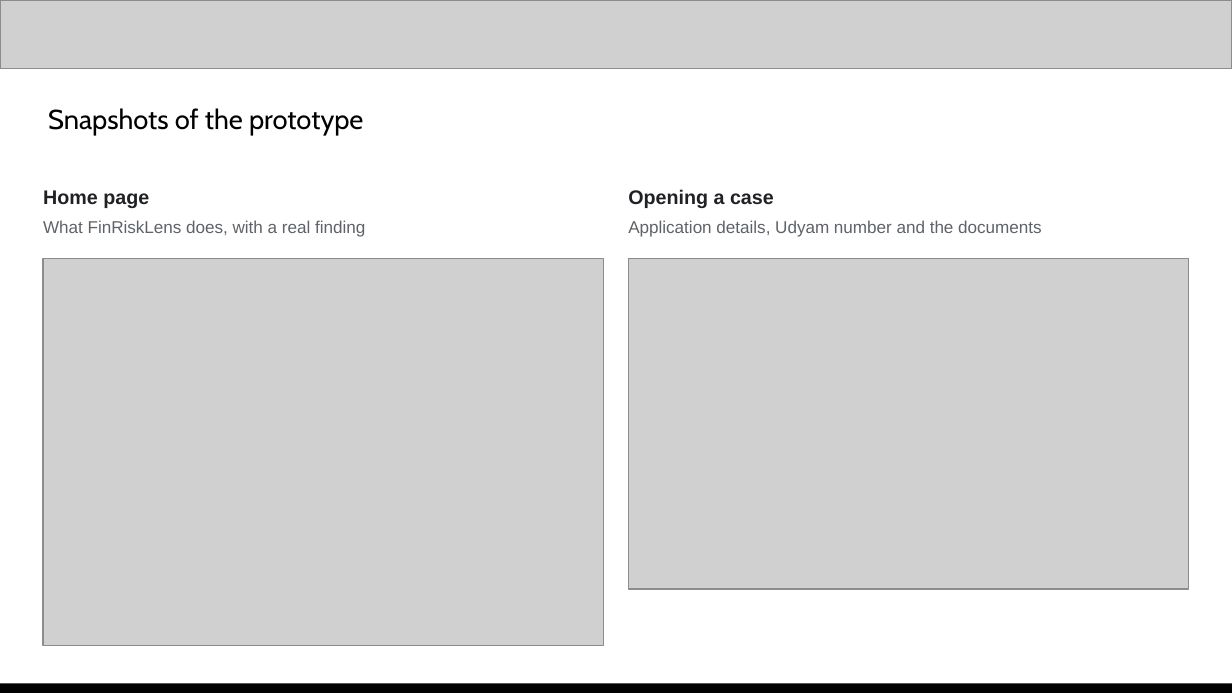
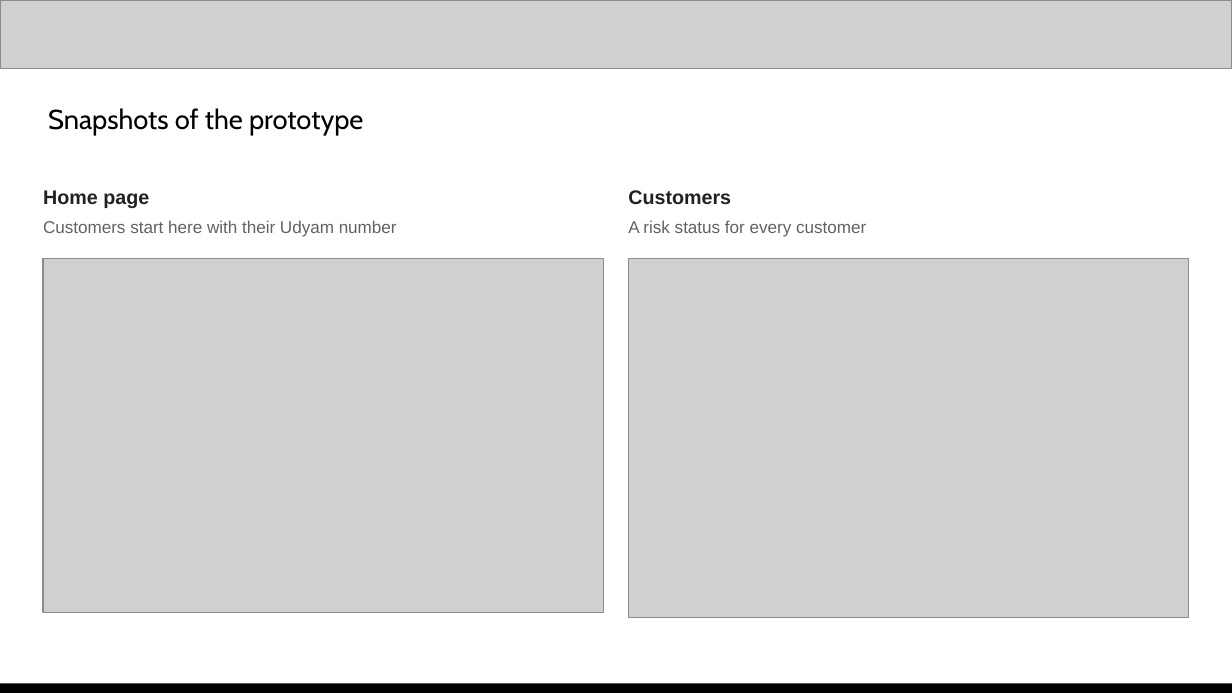
Before and after one commit to abhinavmukwane/FinRiskLensAI-RAG-V2, a slide deck: slide 10 of Doc/FinRiskLens_AI_Builder_Cup_2026.pptx. Drawn at 1232x693 pixels with LibreOffice and Linux fonts; fonts in the diff are those of the drawing; grey boxes stand for pictures. Boxes give left, top, right and bottom in pixels: in the first picture for what was removed or moved away, otherwise in the second. Text is boxed around its words. In the diff, an @@ line names an element or a change of style, - is before the commit and + after.

Commit message:
#Customer-wise only: case pages and Rings page removed; deck and docs to the customer flow
- Case page and Rings page/menu removed; Risk Lens actions moved to RiskLensController (/risk-lens)
- Customer links stay in each Risk Lens Network section, naming the linked customers
- A confirmed finding keeps blocking the loan case; only a dismissed one stops counting
- Deck: team AS FinTech Developer, customer flow, new snapshots; README, architecture, plan and video script updated

```diff
--- a/Doc/FinRiskLens_AI_Builder_Cup_2026.pptx
+++ b/Doc/FinRiskLens_AI_Builder_Cup_2026.pptx
@@ text at (x1=628, y1=190, x2=731, y2=204): text changed @@
-Opening a case
+Customers
@@ text at (x1=43, y1=220, x2=397, y2=237): text changed @@
-What FinRiskLens does, with a real finding
+Customers start here with their Udyam number
@@ text at (x1=628, y1=220, x2=866, y2=237): text changed @@
-Application details, Udyam number and the documents
+A risk status for every customer
@@ picture resized from (x1=43, y1=259, x2=604, y2=646) to (x1=43, y1=259, x2=604, y2=612) @@
@@ picture resized from (x1=628, y1=259, x2=1189, y2=589) to (x1=628, y1=259, x2=1189, y2=617) @@
```
Also in this commit, not shown: 14 other slides changed, 2 slides removed, 25 other files.
